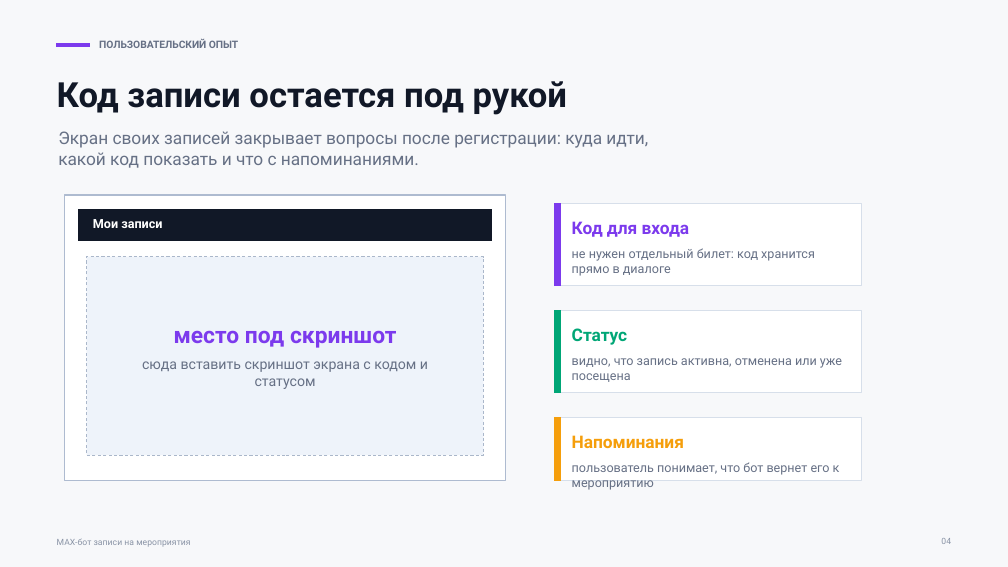
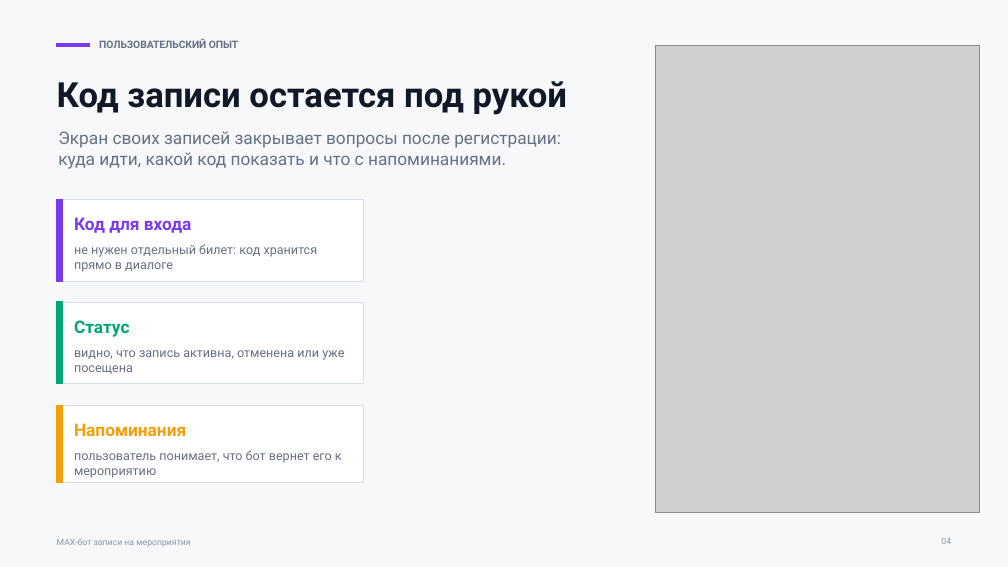
Before and after one commit to ThereDrD0/max, a slide deck: slide 4 of docs/presentations/max-bot-meetup.pptx. Drawn at 1008x567 pixels with LibreOffice and Linux fonts; fonts in the diff are those of the drawing; grey boxes stand for pictures. Boxes give left, top, right and bottom in pixels: in the first picture for what was removed or moved away, otherwise in the second. Text is boxed around its words. In the diff, an @@ line names an element or a change of style, - is before the commit and + after.

```diff
--- a/docs/presentations/max-bot-meetup.pptx
+++ b/docs/presentations/max-bot-meetup.pptx
@@ picture added at bbox=[656, 46, 980, 513] @@
@@ text at bbox=[58, 131, 561, 169]: text changed @@
-Экран своих записей закрывает вопросы после регистрации: куда идти, какой код показать и что с напоминаниями.
+Экран своих записей закрывает вопросы после регистрации:
+куда идти, какой код показать и что с напоминаниями.
@@ rectangle: place and size @@
-rectangle at bbox=[554, 203, 861, 285]
+rectangle at bbox=[57, 200, 364, 281]
@@ rectangle: place and size @@
-rectangle at bbox=[554, 203, 560, 285]
+rectangle at bbox=[57, 200, 63, 281]
@@ rectangle removed at bbox=[64, 195, 505, 480] @@
@@ rectangle removed at bbox=[79, 209, 492, 241] @@
@@ text "Код для входа": place and size @@
-text "Код для входа" at bbox=[572, 221, 690, 237]
+text "Код для входа" at bbox=[74, 217, 192, 233]
@@ text "не нужен отдельный билет: код ...": place and size @@
-text "не нужен отдельный билет: код ..." at bbox=[572, 248, 815, 276]
+text "не нужен отдельный билет: код ..." at bbox=[74, 244, 318, 272]
@@ rectangle removed at bbox=[87, 257, 484, 455] @@
@@ rectangle: place and size @@
-rectangle at bbox=[554, 310, 861, 392]
+rectangle at bbox=[57, 302, 364, 383]
@@ rectangle: place and size @@
-rectangle at bbox=[554, 310, 560, 392]
+rectangle at bbox=[57, 302, 63, 383]
@@ text removed at bbox=[174, 330, 396, 348] @@
-место под скриншот
@@ text removed at bbox=[142, 361, 428, 389] @@
-сюда вставить скриншот экрана с кодом и статусом
@@ rectangle: place and size @@
-rectangle at bbox=[554, 417, 861, 480]
+rectangle at bbox=[57, 405, 364, 482]
@@ rectangle: place and size @@
-rectangle at bbox=[554, 417, 560, 480]
+rectangle at bbox=[57, 405, 63, 482]
@@ 4 texts: place and size @@
-4 texts at bbox=[572, 328, 842, 490]
+4 texts at bbox=[74, 320, 344, 478]
```
Also in this commit, not shown: 11 other slides changed, 1 slide added.
